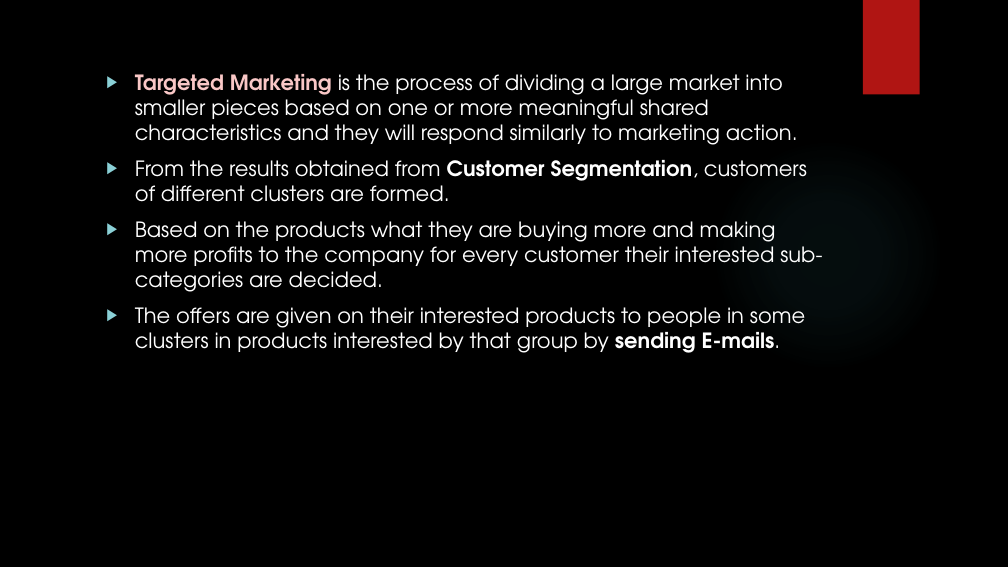
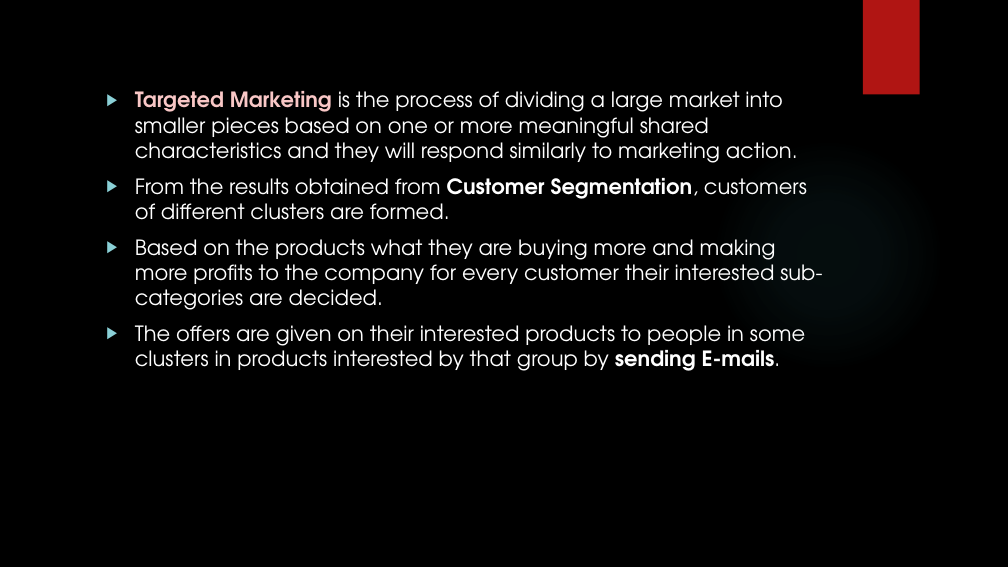
Before and after one commit to madhuhasa/digital-alpha, a slide deck: slide 22 of project/DIGITAL MARKETING.pptx. Drawn at 1008x567 pixels with LibreOffice and Linux fonts; fonts in the diff are those of the drawing; background and template pictures are left out. Boxes give left, top, right and bottom in pixels: in the first picture for what was removed or moved away, otherwise in the second. Text is boxed around its words. In the diff, an @@ line names an element or a change of style, - is before the commit and + after.

```diff
--- a/project/DIGITAL MARKETING.pptx
+++ b/project/DIGITAL MARKETING.pptx
@@ text "Targeted Marketing is the process ..." moved from (x1=135, y1=74, x2=822, y2=353) to (x1=135, y1=91, x2=822, y2=371) @@
```
Also in this commit, not shown: 6 other slides changed, 1 slide added, 1 slide removed.
